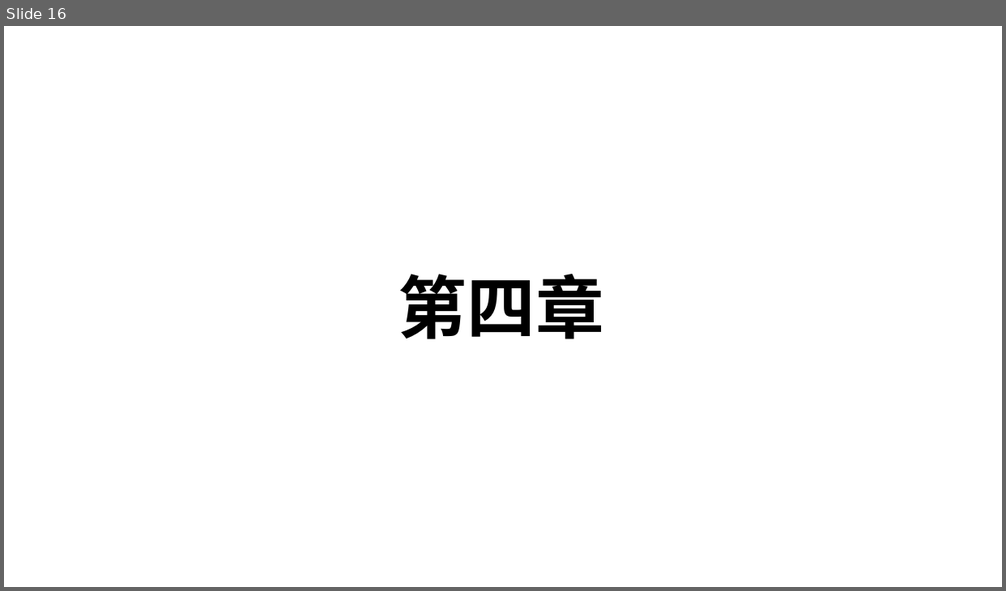
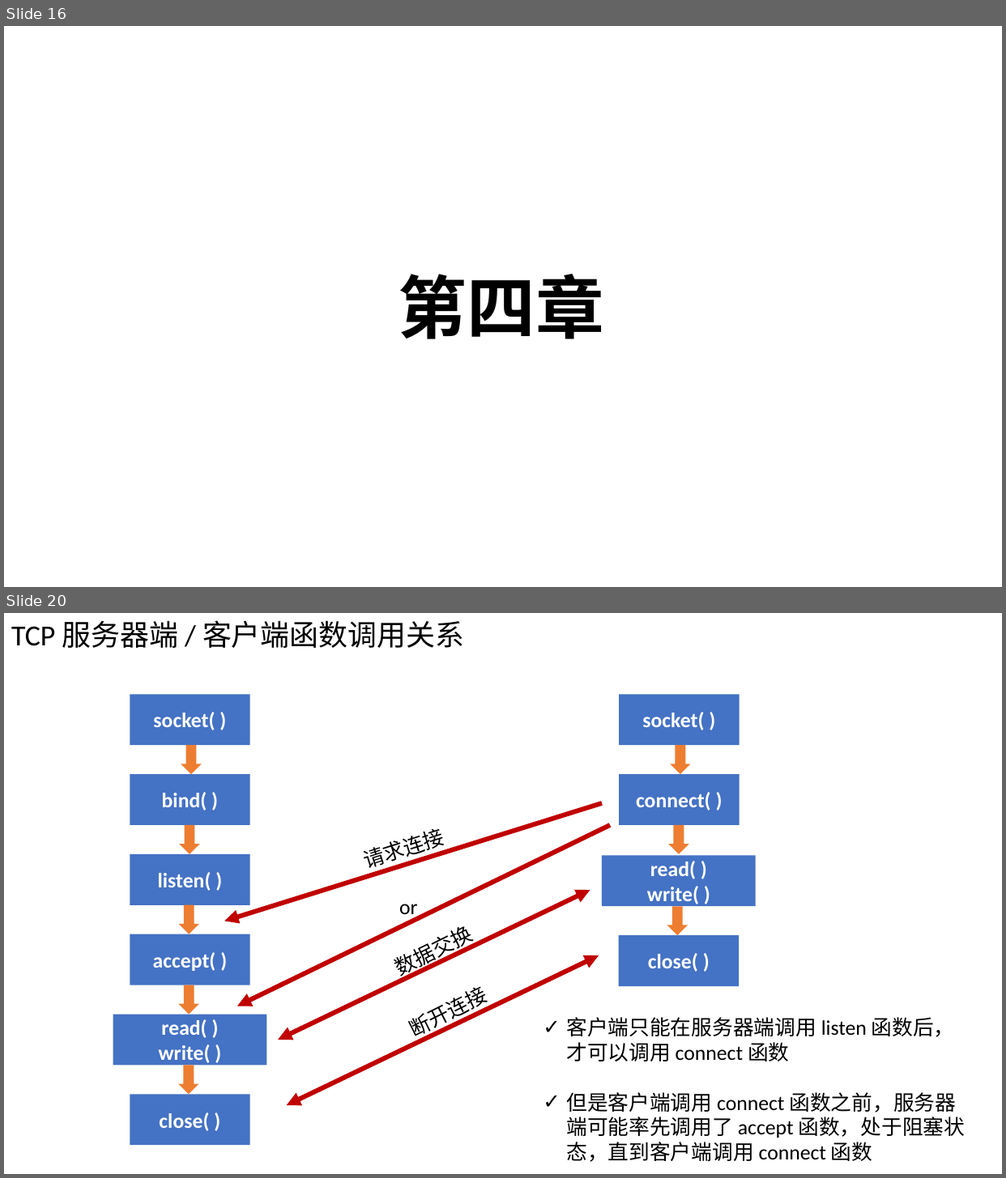
Before and after one commit to Chao200/TCP-IP-Network-Programming, a slide deck: TCP:IP 网络编程.pptx. Shown one above the other, each under a label of ours: slide 16 before the commit, slides 16 and 20 after it; the slides between them are not shown. The pictures are 1006x591 and 1006x1178 pixels, drawn with LibreOffice and Linux fonts; fonts in the diff are those of the drawing. Boxes give left, top, right and bottom in pixels: in the first picture for what was removed or moved away, otherwise in the second. Text is boxed around its words. In the diff, an @@ line names an element or a change of style, - is before the commit and + after.

```diff
--- a/TCP:IP 网络编程.pptx
+++ b/TCP:IP 网络编程.pptx
@@ slide 20 added at <box>4,613,1002,1174</box>, background #FFFFFF @@
@@ text added at <box>11,620,464,648</box>, 28 pt, text #000000 @@
+TCP 服务器端 / 客户端函数调用关系
@@ rectangle added at <box>130,695,250,746</box>, fill #4472C4, 20 pt, text #FFFFFF, bold @@
+socket( )
@@ rectangle added at <box>620,695,740,746</box>, fill #4472C4, 20 pt, text #FFFFFF, bold @@
+socket( )
@@ down arrow added at <box>181,746,202,775</box>, fill #ED7D31 @@
@@ down arrow added at <box>671,746,691,775</box>, fill #ED7D31 @@
@@ rectangle added at <box>130,774,250,825</box>, fill #4472C4, 20 pt, text #FFFFFF, bold @@
+bind( )
@@ rectangle added at <box>620,774,740,825</box>, fill #4472C4, 20 pt, text #FFFFFF, bold @@
+connect( )
@@ arrow added from (602, 803) to (225, 922), #C00000 4.5 pt @@
@@ down arrow added at <box>179,825,200,855</box>, fill #ED7D31 @@
@@ arrow added from (611, 825) to (237, 1007), #C00000 4.5 pt @@
@@ text added at <box>366,829,445,874</box>, 20 pt, text #000000 @@
+请求连接
@@ down arrow added at <box>669,825,690,855</box>, fill #ED7D31 @@
@@ rectangle added at <box>130,854,250,905</box>, fill #4472C4, 20 pt, text #FFFFFF, bold @@
+listen( )
@@ rectangle added at <box>602,855,756,906</box>, fill #4472C4, 20 pt, text #FFFFFF, bold @@
+read( )
+write( )
@@ double arrow added from (590, 890) to (278, 1040), #C00000 4.5 pt @@
@@ text added at <box>399,904,417,919</box>, 20 pt, text #000000 @@
+or
@@ down arrow added at <box>178,905,199,934</box>, fill #ED7D31 @@
@@ down arrow added at <box>667,906,688,935</box>, fill #ED7D31 @@
@@ rectangle added at <box>130,934,250,985</box>, fill #4472C4, 20 pt, text #FFFFFF, bold @@
+accept( )
@@ text added at <box>400,945,437,982</box>, 20 pt, text #000000 @@
+数据交换
@@ rectangle added at <box>619,935,739,986</box>, fill #4472C4, 20 pt, text #FFFFFF, bold @@
+close( )
@@ double arrow added from (599, 956) to (286, 1105), #C00000 4.5 pt @@
@@ down arrow added at <box>178,985,199,1014</box>, fill #ED7D31 @@
@@ rectangle added at <box>113,1014,266,1065</box>, fill #4472C4, 20 pt, text #FFFFFF, bold @@
+read( )
+write( )
@@ text added at <box>415,1007,452,1042</box>, 20 pt, text #000000 @@
+断开连接
@@ text added at <box>566,1017,965,1162</box>, 20 pt, text #000000 @@
+✓ 客户端只能在服务器端调用 listen 函数后，才可以调用 connect 函数
+✓ 但是客户端调用 connect 函数之前，服务器端可能率先调用了 accept 函数，处于阻塞状态，直到客户端调用 connect 函数
@@ down arrow added at <box>178,1065,199,1094</box>, fill #ED7D31 @@
@@ rectangle added at <box>130,1094,250,1145</box>, fill #4472C4, 20 pt, text #FFFFFF, bold @@
+close( )
```
Also in this commit, not shown: 15 other slides added.
